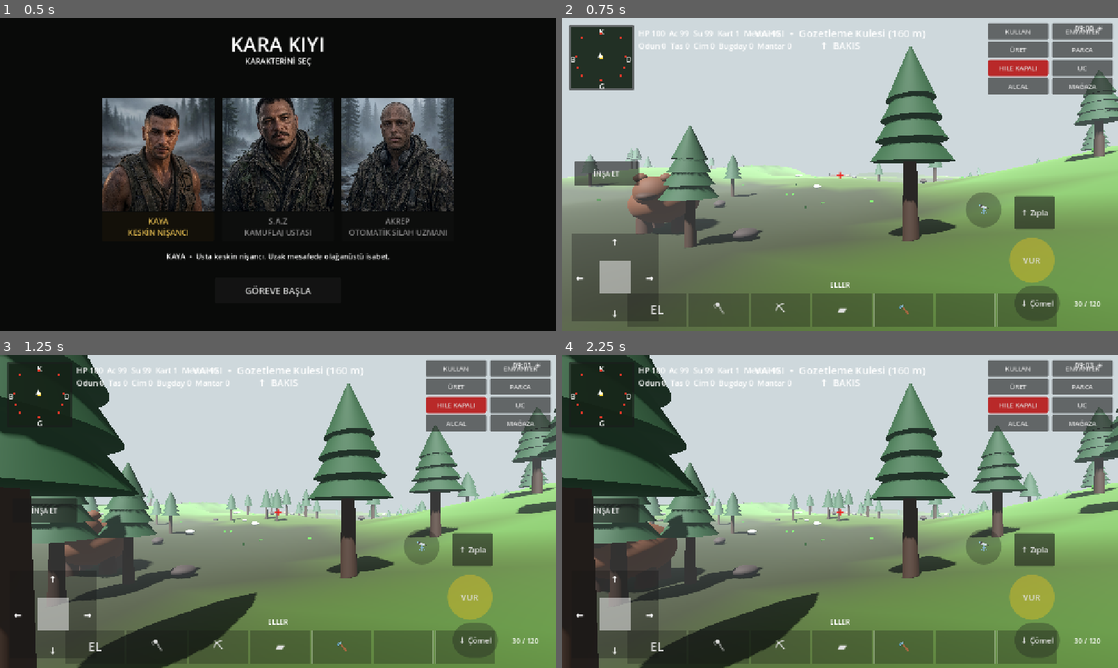
Above: before the commit, frames 1-4 (two rows, left to right).
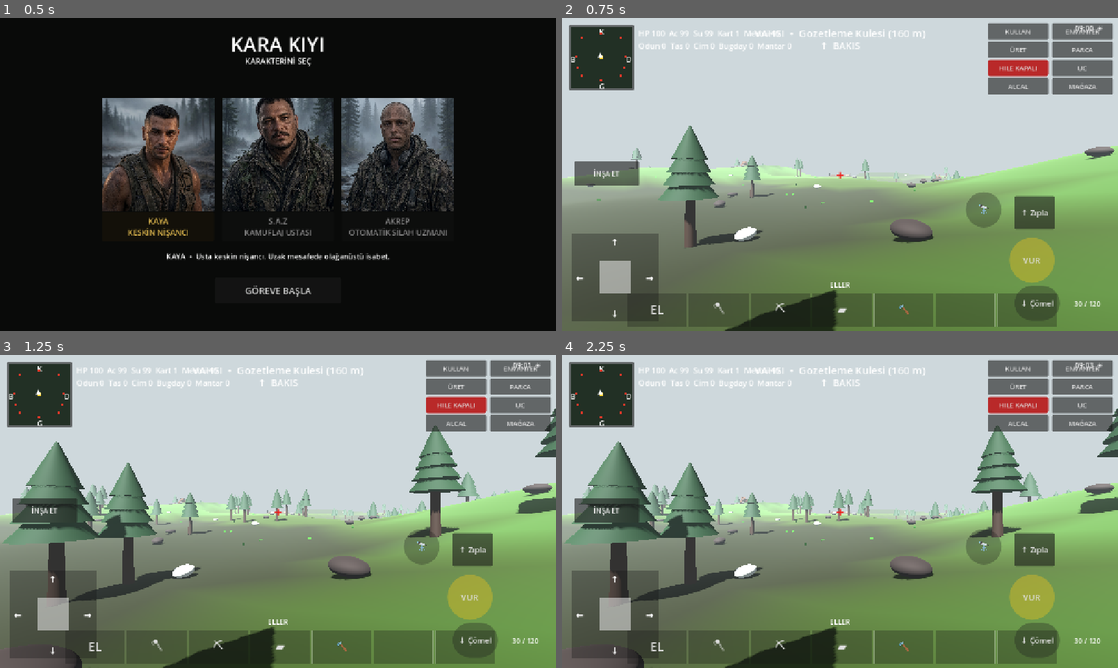
Above: after the commit, the same moments.

Repository: cantrsx-blip/GrayCardWars
Game: Godot game, scene res://scenes/Intro.tscn
Same seed, same stepped clock (60 frames per second), same inputs: the game is played once before the commit and once after it.
Inputs:
- Up to frame 1 (0.5 s): no input
- Up to frame 2 (0.75 s): click "GÖREVE BAŞLA" at 0.5 s
- Up to frame 3 (1.25 s): no input
- Up to frame 4 (2.25 s): click "ENVANTER" at 1.25 s; click "✕" at 2 s

Frame 1 is identical in both runs. In frame 2, 9.6% of the frame differs, in the area x 4-100%, y 9-100%; in frame 3, 23%; in frame 4, 23%, in the area x 0-100%, y 0-100%.

Commit message:
Separate bears and avoid world obstacles

Diff:
--- a/scripts/main.gd
+++ b/scripts/main.gd
@@ -461,19 +461,30 @@
 	return best_index
 
 func _spawn_bears() -> void:
+	var spawn_points:Array[Vector3]=[]
 	for i in 5:
-		var angle=randf_range(0.0,TAU)
-		var distance=randf_range(25.0,45.0)
-		var spawn_pos=player.global_position+Vector3(cos(angle)*distance,0.0,sin(angle)*distance)
-		spawn_pos.x=clampf(spawn_pos.x,-MAP_HALF+12.0,MAP_HALF-12.0)
-		spawn_pos.z=clampf(spawn_pos.z,-MAP_HALF+12.0,MAP_HALF-12.0)
+		var chosen=Vector3.ZERO
+		var best_gap=-1.0
+		for attempt in 80:
+			var p=_rand_map_point(MAP_HALF-20)
+			var candidate=Vector3(p.x,height_at(p.x,p.z),p.z)
+			if _bear_point_blocked(candidate,6.0): continue
+			var gap=INF
+			for used in spawn_points:
+				gap=minf(gap,Vector2(candidate.x-used.x,candidate.z-used.z).length())
+			if spawn_points.is_empty(): gap=9999.0
+			if gap>best_gap:
+				best_gap=gap
+				chosen=candidate
+			if gap>=55.0: break
+		spawn_points.append(chosen)
 		var bear=CharacterBody3D.new()
 		bear.name="Bear_%d" % i
-		bear.position=Vector3(spawn_pos.x,height_at(spawn_pos.x,spawn_pos.z),spawn_pos.z)
+		bear.position=chosen
 		bear.collision_layer=0
 		bear.collision_mask=0
 		bear.set_meta("job","METEOR")
-		bear.set_meta("meteor_index",_nearest_meteor_index(bear.global_position))
+		bear.set_meta("meteor_index",_bear_nearest_safe_meteor_index(bear.global_position,-1))
 		bear.set_meta("moving",true)
 		add_child(bear)
 		var cs=CollisionShape3D.new()
@@ -605,13 +616,53 @@
 	else:
 		body.position.y=1.8
 
+func _bear_point_blocked(pos:Vector3,radius:float) -> bool:
+	if _near_poi(pos.x,pos.z): return true
+	for child in get_children():
+		if not child is Node3D: continue
+		if child==player: continue
+		var n=child as Node3D
+		var loot=str(n.get_meta("loot",""))
+		if loot=="meteor": continue
+		if loot=="wood" or loot=="stone":
+			if Vector2(pos.x-n.global_position.x,pos.z-n.global_position.z).length()<radius:
+				return true
+	for wall in built_walls:
+		if is_instance_valid(wall) and Vector2(pos.x-wall.global_position.x,pos.z-wall.global_position.z).length()<radius: return true
+	for floor in built_floors:
+		if is_instance_valid(floor) and Vector2(pos.x-floor.global_position.x,pos.z-floor.global_position.z).length()<radius: return true
+	for stair in built_stairs:
+		if is_instance_valid(stair) and Vector2(pos.x-stair.global_position.x,pos.z-stair.global_position.z).length()<radius: return true
+	return false
+
+func _bear_too_close_to_other(bear:Node3D,pos:Vector3,min_distance:float) -> bool:
+	for other in bears:
+		if other==bear or not is_instance_valid(other): continue
+		if Vector2(pos.x-other.global_position.x,pos.z-other.global_position.z).length()<min_distance:
+			return true
+	return false
+
+func _bear_nearest_safe_meteor_index(from_pos:Vector3,skip_index:int) -> int:
+	var best=-1
+	var best_distance=INF
+	for i in meteor_nodes.size():
+		if i==skip_index: continue
+		var meteor=meteor_nodes[i]
+		if not is_instance_valid(meteor): continue
+		if _bear_point_blocked(meteor.global_position,4.0): continue
+		var d=Vector2(from_pos.x-meteor.global_position.x,from_pos.z-meteor.global_position.z).length_squared()
+		if d<best_distance:
+			best_distance=d
+			best=i
+	return best
+
 func _update_bears(delta:float) -> void:
 	if bears.is_empty() or meteor_nodes.is_empty(): return
 	for bear in bears:
 		if not is_instance_valid(bear): continue
 		var index=int(bear.get_meta("meteor_index",-1))
 		if index<0 or index>=meteor_nodes.size() or not is_instance_valid(meteor_nodes[index]):
-			index=_nearest_meteor_index(bear.global_position)
+			index=_bear_nearest_safe_meteor_index(bear.global_position,-1)
 			if index<0: continue
 			bear.set_meta("meteor_index",index)
 		var target=meteor_nodes[index]
@@ -619,19 +670,31 @@
 		var dir=target_pos-bear.position
 		dir.y=0.0
 		if dir.length()<2.5:
-			var next_index=index+1
-			var found=false
-			for step in meteor_nodes.size():
-				var candidate=(next_index+step)%meteor_nodes.size()
-				if is_instance_valid(meteor_nodes[candidate]):
-					bear.set_meta("meteor_index",candidate)
-					found=true
-					break
-			if not found:
-				bear.set_meta("moving",false)
-				_bear_set_body_height(bear,false)
+			var next_index=_bear_nearest_safe_meteor_index(bear.global_position,index)
+			if next_index>=0: bear.set_meta("meteor_index",next_index)
 			continue
 		dir=dir.normalized()
+		var step=Vector3(dir.x,0.0,dir.z)*3.4*delta
+		var next_pos=bear.position+step
+		next_pos.y=height_at(next_pos.x,next_pos.z)
+		if _bear_too_close_to_other(bear,next_pos,18.0):
+			bear.set_meta("moving",false)
+			_bear_set_body_height(bear,false)
+			continue
+		if _bear_point_blocked(next_pos,2.6):
+			var left=Vector3(-dir.z,0.0,dir.x)
+			var right=-left
+			var left_pos=bear.position+left*3.0
+			var right_pos=bear.position+right*3.0
+			left_pos.y=height_at(left_pos.x,left_pos.z)
+			right_pos.y=height_at(right_pos.x,right_pos.z)
+			if not _bear_point_blocked(left_pos,2.6) and not _bear_too_close_to_other(bear,left_pos,18.0):
+				dir=left
+			elif not _bear_point_blocked(right_pos,2.6) and not _bear_too_close_to_other(bear,right_pos,18.0):
+				dir=right
+			else:
+				bear.set_meta("meteor_index",_bear_nearest_safe_meteor_index(bear.global_position,index))
+				continue
 		bear.set_meta("moving",true)
 		bear.rotation.y=atan2(-dir.x,-dir.z)
 		bear.position+=Vector3(dir.x,0.0,dir.z)*3.4*delta
